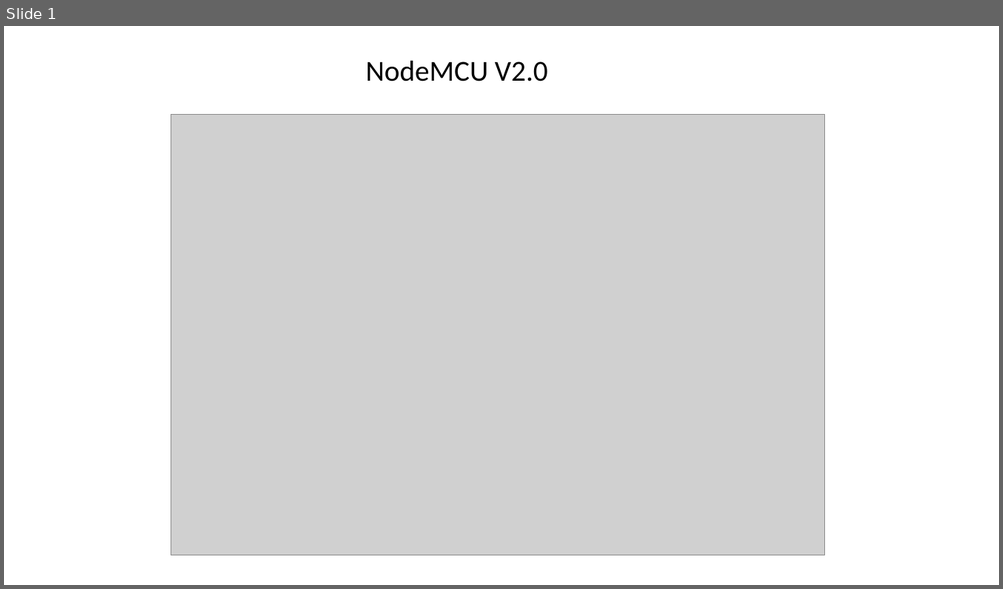
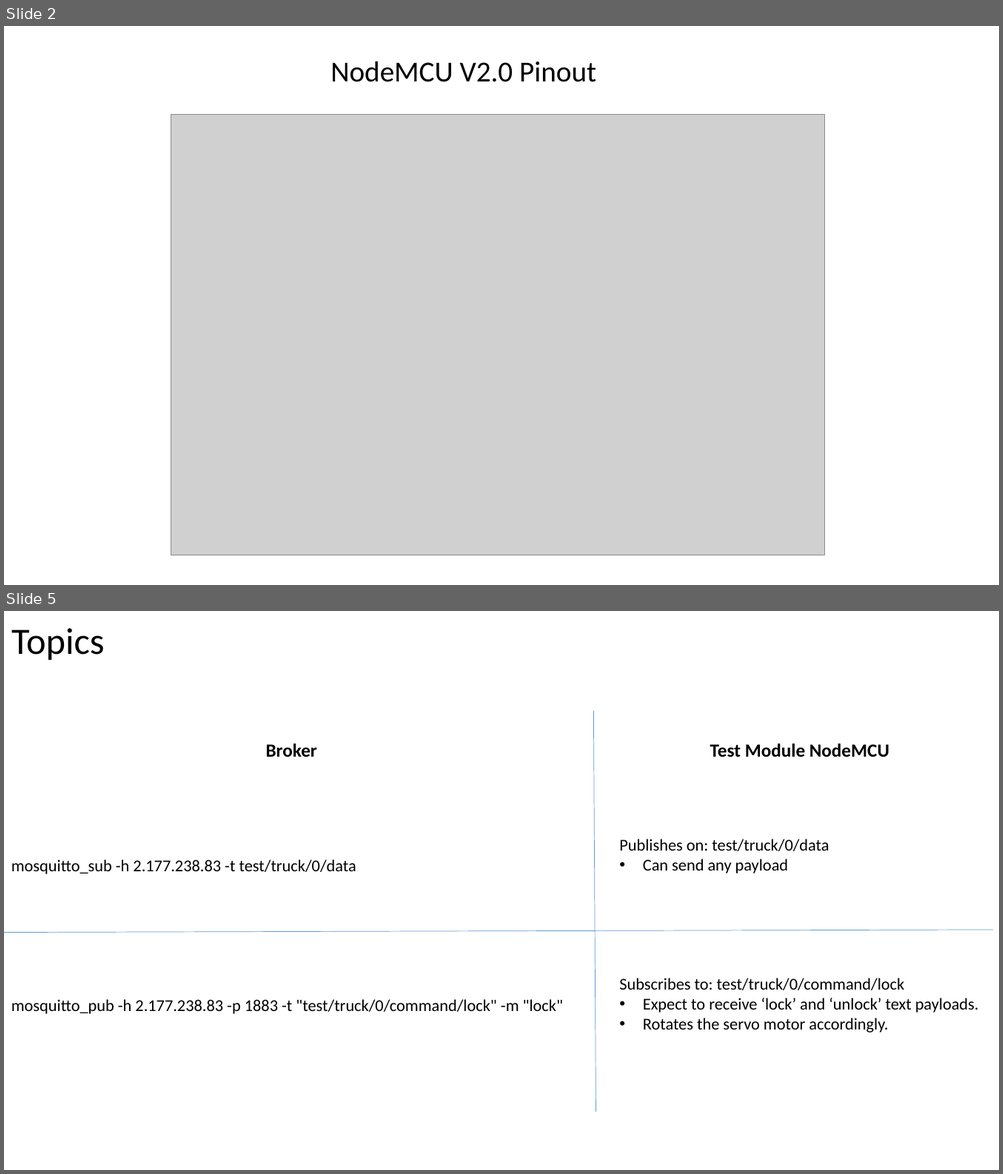
Before and after one commit to hamidrezaHemati/MQTT-AutoLock, a slide deck: Module Test/ESP8266/Pinout.pptx. Shown one above the other, each under a label of ours: slide 1 before the commit, slides 2 and 5 after it; the slides between them are not shown. The pictures are 1003x589 and 1003x1174 pixels, drawn with LibreOffice and Linux fonts; fonts in the diff are those of the drawing; grey boxes stand for pictures. Boxes give left, top, right and bottom in pixels: in the first picture for what was removed or moved away, otherwise in the second. Text is boxed around its words. In the diff, an @@ line names an element or a change of style, - is before the commit and + after.

Commit message:
Adding nodemcu and pinout doc, modify mqtt broaker public ip in code

```diff
--- a/Module Test/ESP8266/Pinout.pptx
+++ b/Module Test/ESP8266/Pinout.pptx
@@ slide 5 added at box(4, 611, 999, 1170), background #FFFFFF @@
@@ title added at box(11, 628, 105, 660), 36 pt, text #000000 @@
+Topics
@@ line added from (596, 1112) to (594, 711), #5B9BD5 0.5 pt @@
@@ text added at box(266, 743, 317, 757), 18 pt, text #000000, bold @@
+Broker
@@ text added at box(710, 743, 889, 758), 18 pt, text #000000, bold @@
+Test Module NodeMCU
@@ text added at box(619, 839, 979, 1033), 16 pt, text #000000 @@
+Publishes on: test/truck/0/data
+• Can send any payload
+Subscribes to: test/truck/0/command/lock
+• Expect to receive ‘lock’ and ‘unlock’ text payloads.
+• Rotates the servo motor accordingly.
@@ text added at box(11, 860, 356, 874), 16 pt, text #000000 @@
+mosquitto_sub -h 2.177.238.83 -t test/truck/0/data
@@ line added from (4, 933) to (993, 931), #5B9BD5 0.5 pt @@
@@ text added at box(11, 999, 563, 1014), 16 pt, text #000000 @@
+mosquitto_pub -h 2.177.238.83 -p 1883 -t "test/truck/0/command/lock" -m "lock"
@@ what was slide 1 is now slide 2 @@
@@ slide 2 changed as well @@
@@ text at box(330, 61, 596, 82): text changed @@
-NodeMCU V2.0
+NodeMCU V2.0 Pinout
```
Also in this commit, not shown: 3 other slides added, 3 other files.
